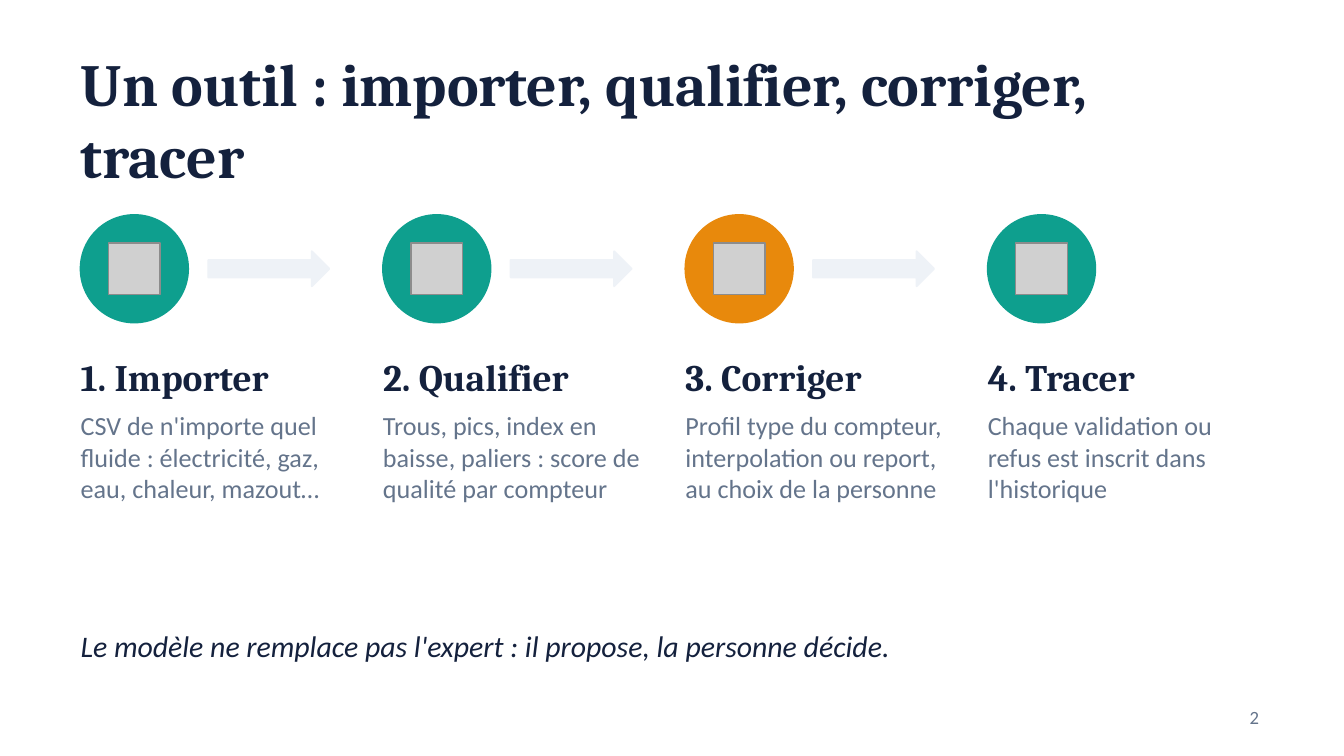
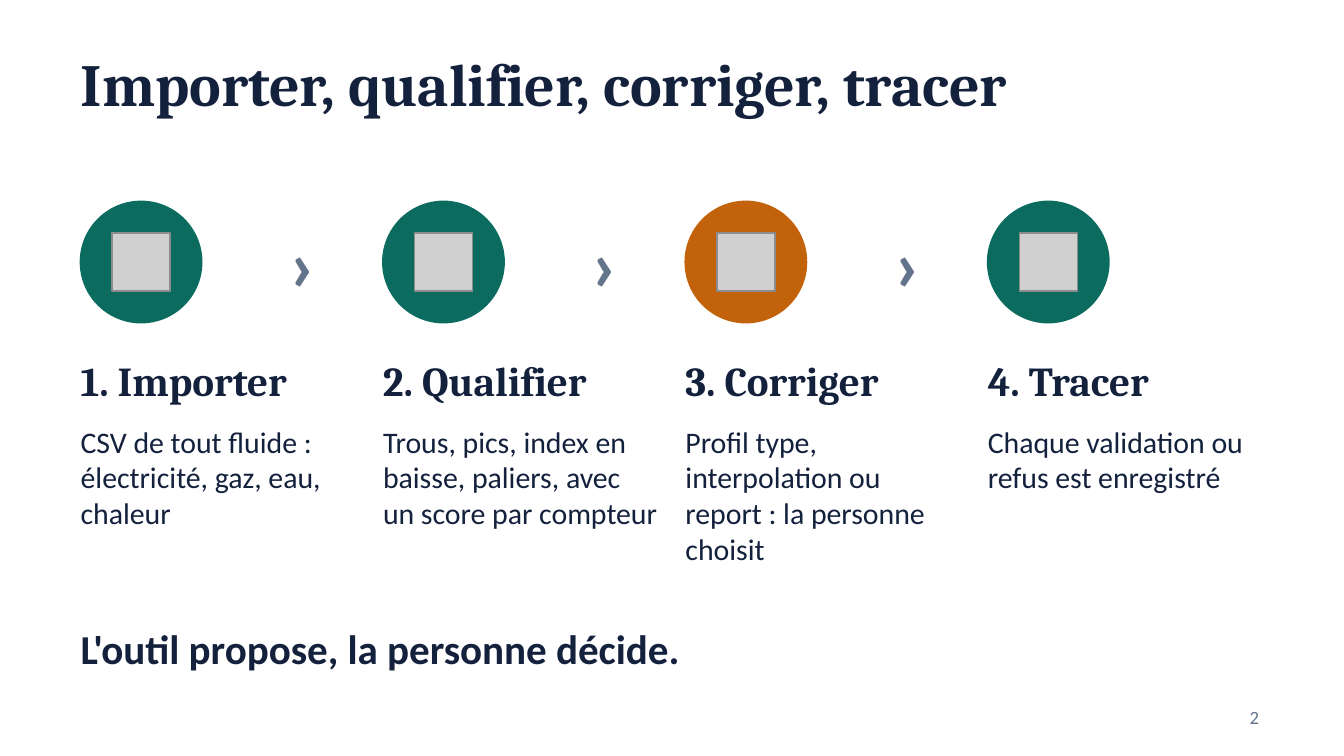
Before and after one commit to loicgilbert74000-coder/qualif-comptage, a slide deck: slide 2 of pitch/qualif-comptage-pitch.pptx. Drawn at 1344x756 pixels with LibreOffice and Linux fonts; fonts in the diff are those of the drawing; grey boxes stand for pictures. Boxes give left, top, right and bottom in pixels: in the first picture for what was removed or moved away, otherwise in the second. Text is boxed around its words. In the diff, an @@ line names an element or a change of style, - is before the commit and + after.

```diff
--- a/pitch/qualif-comptage-pitch.pptx
+++ b/pitch/qualif-comptage-pitch.pptx
@@ title at (81, 63, 1007, 119): text changed @@
-Un outil : importer, qualifier, corriger, tracer
+Importer, qualifier, corriger, tracer
@@ ellipse: place and size @@
-ellipse at (81, 215, 188, 323)
+ellipse at (81, 202, 202, 323)
@@ text at (242, 208, 363, 316): text added @@
+›
@@ text "›": place and size @@
-text "›" at (208, 251, 329, 286)
+text "›" at (242, 208, 363, 316)
@@ ellipse: place and size @@
-ellipse at (383, 215, 491, 323)
+ellipse at (383, 202, 504, 323)
@@ text at (544, 208, 665, 316): text added @@
+›
@@ text "›": place and size @@
-text "›" at (511, 251, 632, 286)
+text "›" at (544, 208, 665, 316)
@@ ellipse: place and size @@
-ellipse at (685, 215, 793, 323)
+ellipse at (685, 202, 806, 323)
@@ ellipse at (685, 202, 806, 323): fill #E8890C to #C2620A; outline #E8890C 1 pt to #C2620A 1 pt @@
@@ fill #EEF2F7 to none; outline #EEF2F7 1 pt to none in 3 elements at (242, 208, 363, 316), (544, 208, 665, 316), (847, 208, 968, 316) @@
@@ text at (847, 208, 968, 316): text added @@
+›
@@ text "›": place and size @@
-text "›" at (813, 251, 934, 286)
+text "›" at (847, 208, 968, 316)
@@ fill #0E9F8E to #0B6B5F; outline #0E9F8E 1 pt to #0B6B5F 1 pt in 3 elements at (81, 202, 202, 323), (383, 202, 504, 323), (988, 202, 1109, 323) @@
@@ ellipse: place and size @@
-ellipse at (988, 215, 1095, 323)
+ellipse at (988, 202, 1109, 323)
@@ picture: place and size @@
-picture at (109, 243, 160, 294)
+picture at (112, 233, 169, 290)
@@ picture: place and size @@
-picture at (411, 243, 462, 294)
+picture at (414, 233, 472, 290)
@@ picture: place and size @@
-picture at (714, 243, 765, 294)
+picture at (716, 233, 774, 290)
@@ picture: place and size @@
-picture at (1016, 243, 1067, 294)
+picture at (1019, 233, 1077, 290)
@@ size 20 to 22 pt in 4 elements at (81, 368, 287, 405), (383, 367, 586, 403), (685, 367, 879, 405), (988, 368, 1149, 397) @@
@@ text at (81, 432, 320, 525): text changed; size 14 to 16 pt; text colour #64748B to #14213D @@
-CSV de n'importe quel fluide : électricité, gaz, eau, chaleur, mazout…
+CSV de tout fluide : électricité, gaz, eau, chaleur
@@ text at (383, 432, 657, 529): text changed; size 14 to 16 pt; text colour #64748B to #14213D @@
-Trous, pics, index en baisse, paliers : score de qualité par compteur
+Trous, pics, index en baisse, paliers, avec un score par compteur
@@ text at (685, 432, 925, 561): text changed; size 14 to 16 pt; text colour #64748B to #14213D @@
-Profil type du compteur, interpolation ou report, au choix de la personne
+Profil type, interpolation ou report : la personne choisit
@@ text at (988, 432, 1243, 493): text changed; size 14 to 16 pt; text colour #64748B to #14213D @@
-Chaque validation ou refus est inscrit dans l'historique
+Chaque validation ou refus est enregistré
@@ text at (81, 635, 679, 671): text changed; size 16 to 22 pt; bold on; italic off @@
-Le modèle ne remplace pas l'expert : il propose, la personne décide.
+L'outil propose, la personne décide.
```
Also in this commit, not shown: 4 other slides changed, 1 other file.
